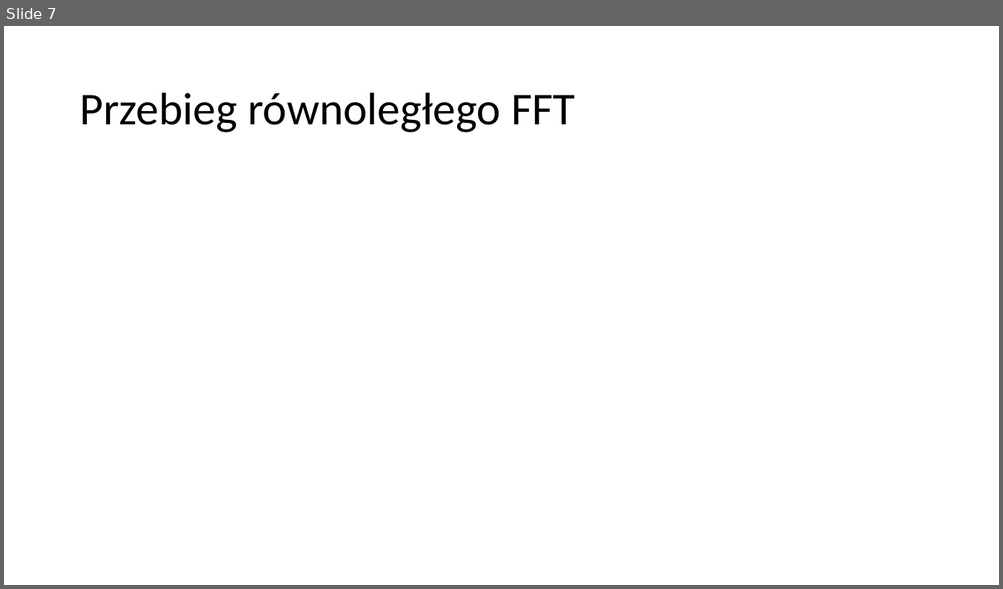
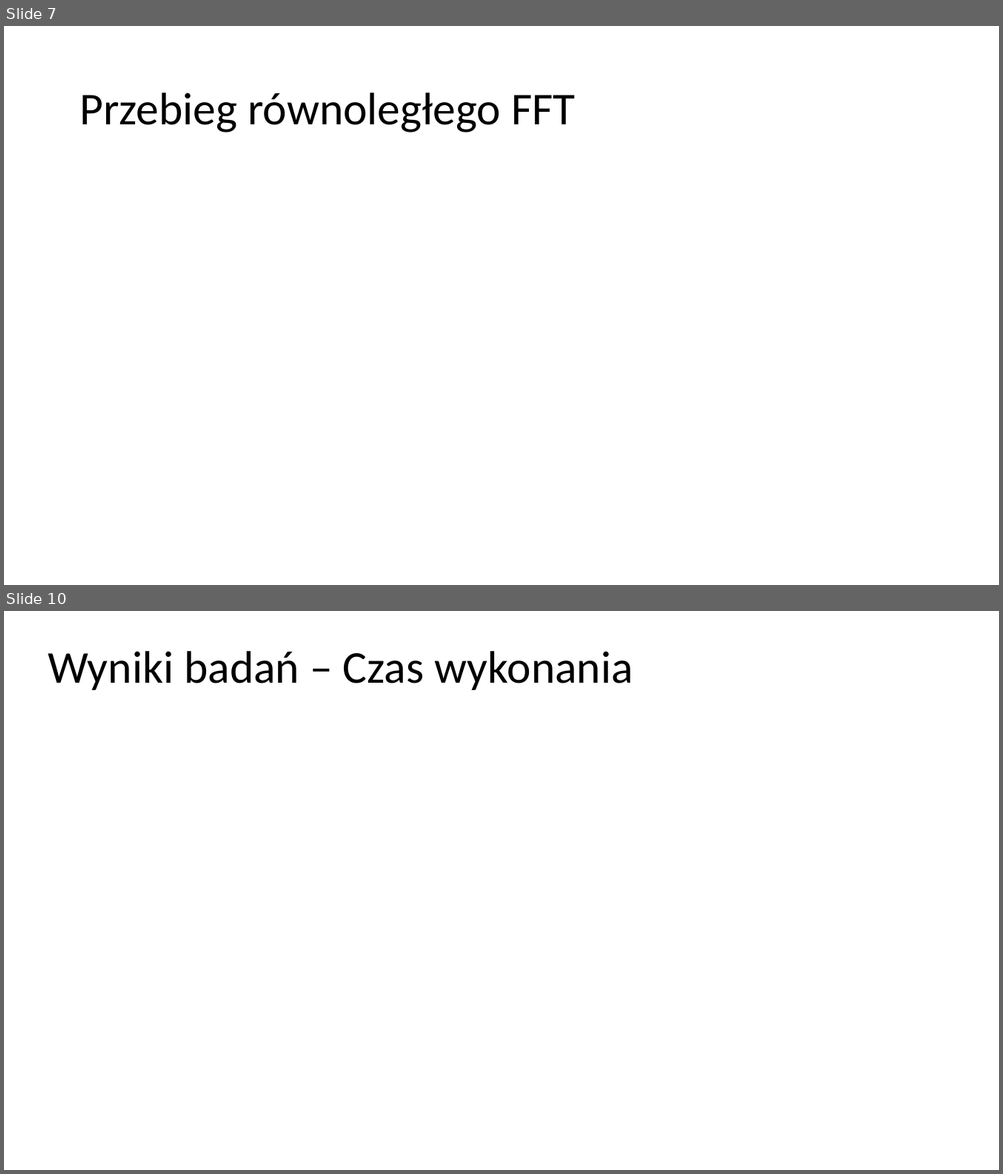
Before and after one commit to mszlachetka/mpi_fft, a slide deck: fft_prezentacja.pptx. Shown one above the other, each under a label of ours: slide 7 before the commit, slides 7 and 10 after it; the slides between them are not shown. The pictures are 1003x589 and 1003x1174 pixels, drawn with LibreOffice and Linux fonts; fonts in the diff are those of the drawing; grey boxes stand for pictures. Boxes give left, top, right and bottom in pixels: in the first picture for what was removed or moved away, otherwise in the second. Text is boxed around its words. In the diff, an @@ line names an element or a change of style, - is before the commit and + after.

Commit message:
Dodanie ostatecznych badań, sprawozdania i prezentacji

```diff
--- a/fft_prezentacja.pptx
+++ b/fft_prezentacja.pptx
@@ slide 10 added at bbox=[4, 611, 999, 1170], background #FFFFFF @@
@@ title added at bbox=[48, 651, 632, 690], 44 pt, text #000000 @@
+Wyniki badań – Czas wykonania
```
Also in this commit, not shown: 1 slide changed, 6 other slides added, 2 other files.
